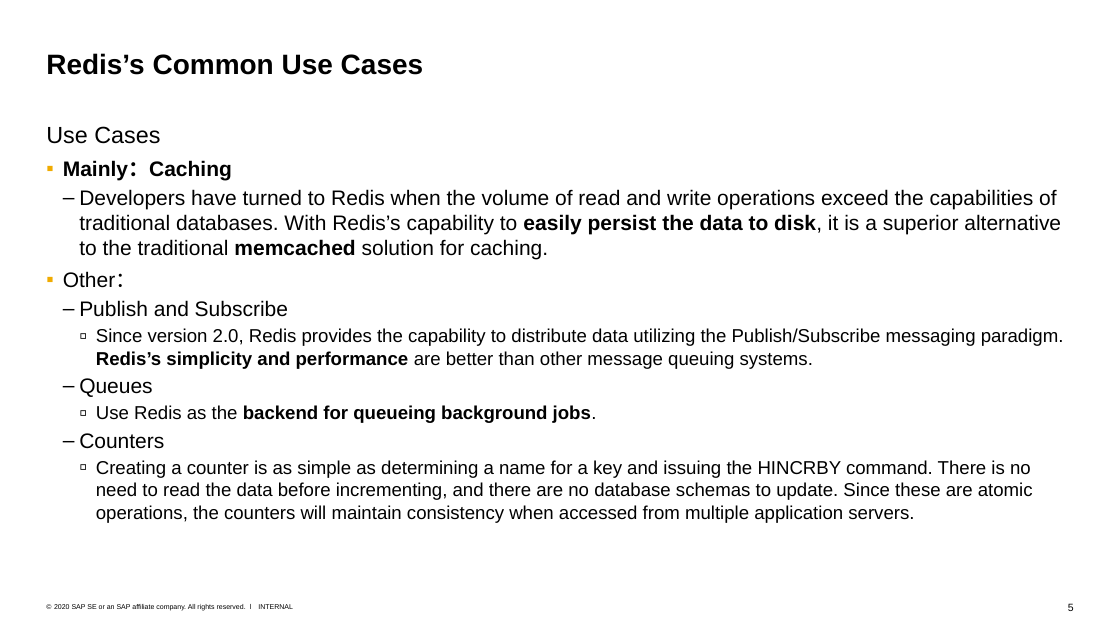
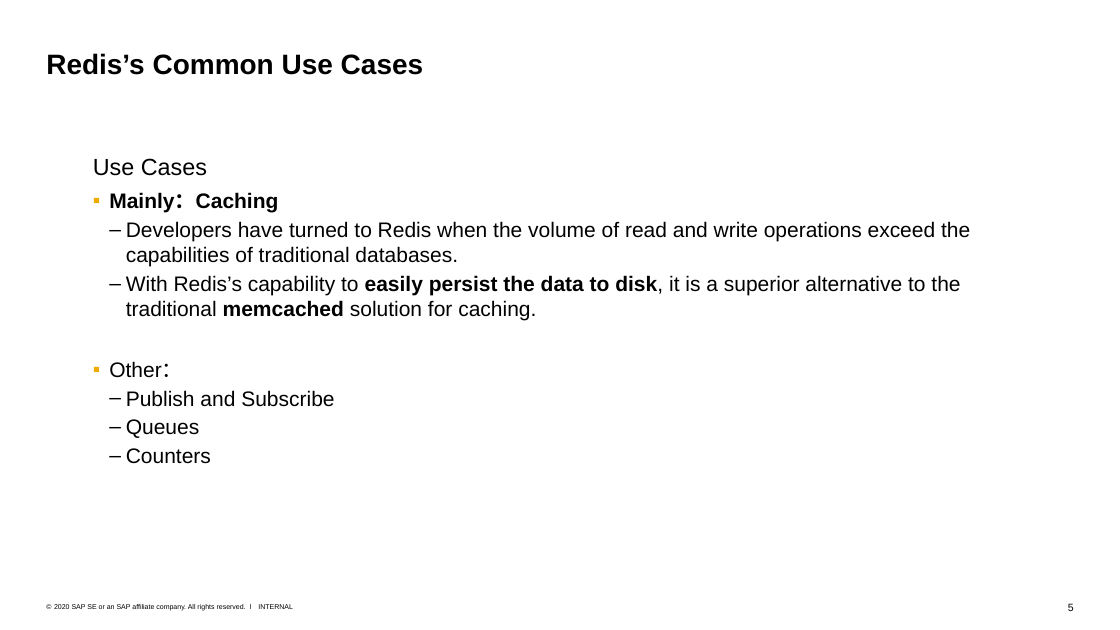
Before and after one commit to Voidkai/Survey_on_NoSQL, a slide deck: slide 5 of NoSQL/The_survey_on_redis.pptx. Drawn at 1120x630 pixels with LibreOffice and Linux fonts; fonts in the diff are those of the drawing. Boxes give left, top, right and bottom in pixels: in the first picture for what was removed or moved away, otherwise in the second. Text is boxed around its words. In the diff, an @@ line names an element or a change of style, - is before the commit and + after.

```diff
--- a/NoSQL/The_survey_on_redis.pptx
+++ b/NoSQL/The_survey_on_redis.pptx
@@ text "Use Cases" moved from (x1=46, y1=126, x2=1064, y2=523) to (x1=93, y1=158, x2=970, y2=464) @@
@@ text at (x1=126, y1=221, x2=970, y2=320): text changed @@
-    – Developers have turned to Redis when the volume of read and write operations exceed the capabilities of traditional databases. With Redis’s capability to easily persist the data to disk, it is a superior alternative to the traditional memcached solution for caching.
+    – Developers have turned to Redis when the volume of read and write operations exceed the capabilities of traditional databases.
+    – With Redis’s capability to easily persist the data to disk, it is a superior alternative to the traditional memcached solution for caching.
@@ text at (x1=96, y1=328, x2=1064, y2=369): paragraph removed @@
-      ▫ Since version 2.0, Redis provides the capability to distribute data utilizing the Publish/Subscribe messaging paradigm. Redis’s simplicity and performance are better than other message queuing systems.
@@ text at (x1=96, y1=405, x2=597, y2=423): paragraph removed @@
-      ▫ Use Redis as the backend for queueing background jobs.
@@ text at (x1=96, y1=460, x2=1033, y2=523): paragraph removed @@
-      ▫ Creating a counter is as simple as determining a name for a key and issuing the HINCRBY command. There is no need to read the data before incrementing, and there are no database schemas to update. Since these are atomic operations, the counters will maintain consistency when accessed from multiple application servers.
```
Also in this commit, not shown: 6 other slides changed.
